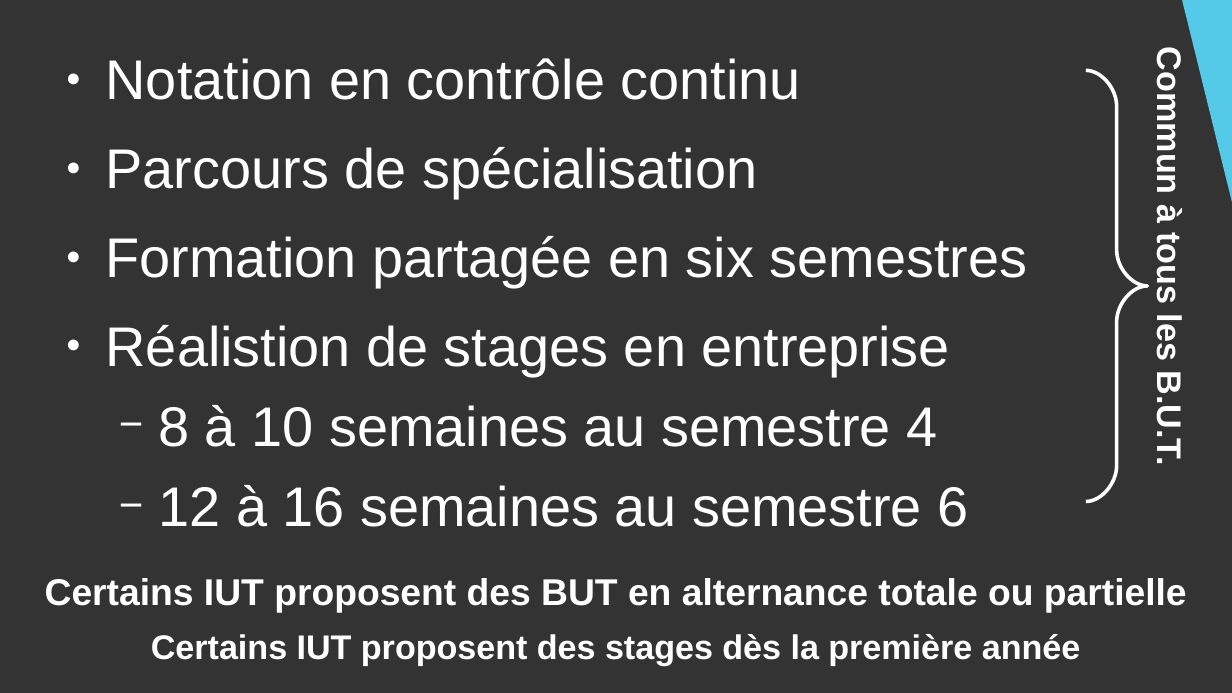
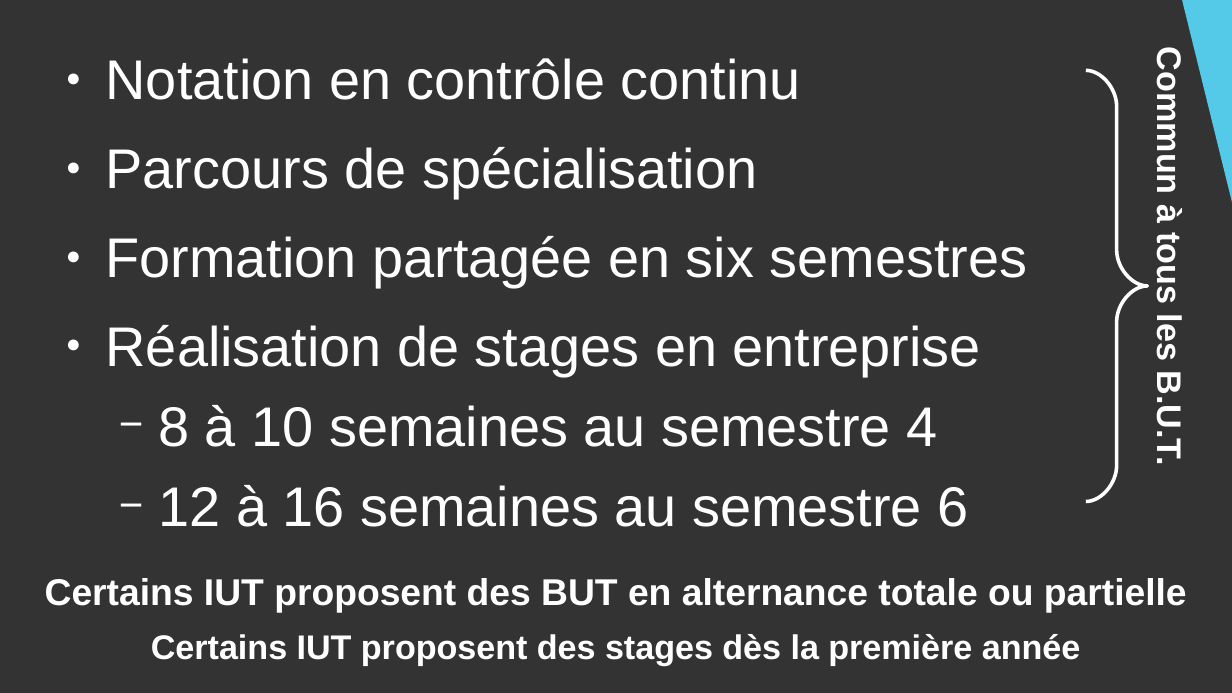
Before and after one commit to DanYellow/cours, a slide deck: slide 6 of presentation-formation-mmi/presentation.odp. Drawn at 1232x693 pixels with LibreOffice and Linux fonts; fonts in the diff are those of the drawing. Boxes give left, top, right and bottom in pixels: in the first picture for what was removed or moved away, otherwise in the second. Text is boxed around its words. In the diff, an @@ line names an element or a change of style, - is before the commit and + after.

```diff
--- a/presentation-formation-mmi/presentation.odp
+++ b/presentation-formation-mmi/presentation.odp
@@ text at <box>106,325,981,376</box>: text changed @@
-● Réalistion de stages en entreprise
+● Réalisation de stages en entreprise
```
Also in this commit, not shown: 7 other slides changed, 2 slides added, 1 slide removed, 1 other file.
